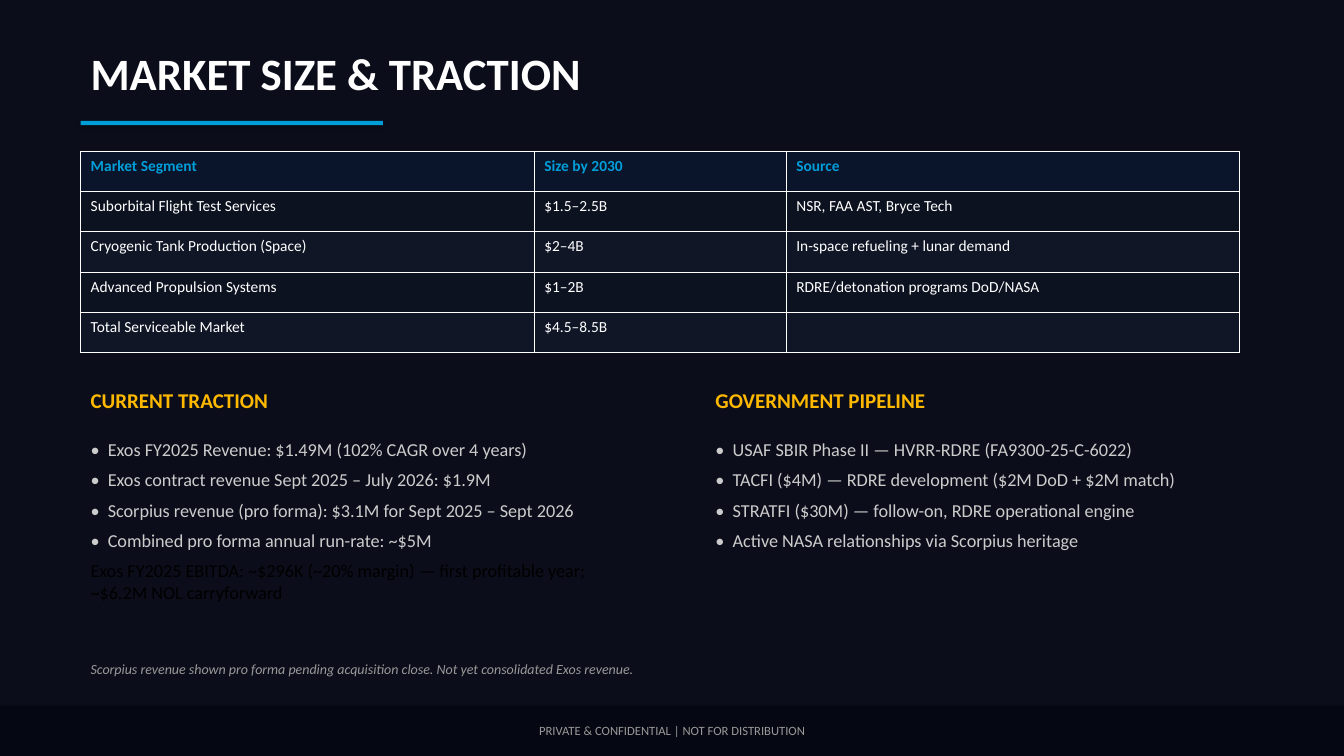
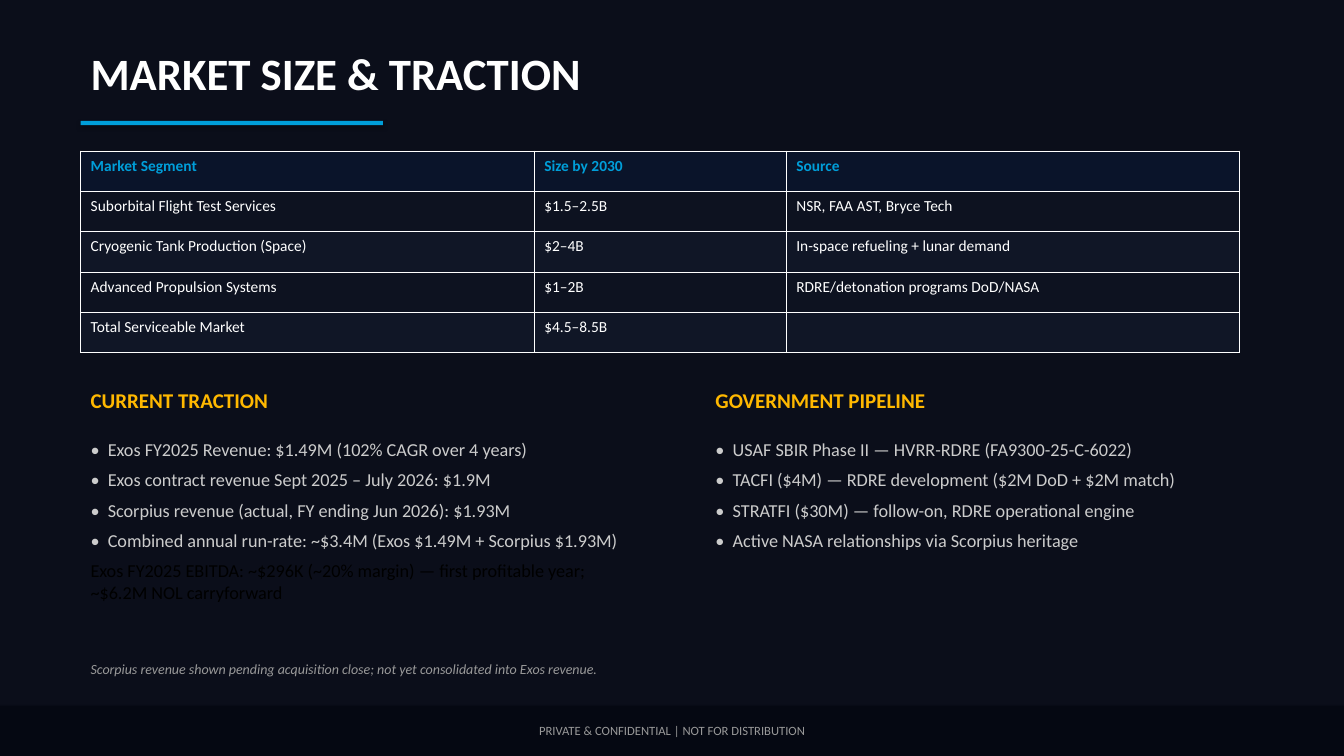
Before and after one commit to ExosAerospace/workspace, a slide deck: slide 11 of data-room/Exos_SeriesA/_CANONICAL/Exos_SeriesA_PitchDeck_FULL_2026-08-16_CORRECTED.pptx (slide 10 before the commit). Drawn at 1344x756 pixels with LibreOffice and Linux fonts; fonts in the diff are those of the drawing; background and template pictures are left out; a plain dark background stands for a picture behind light text. Boxes give left, top, right and bottom in pixels: in the first picture for what was removed or moved away, otherwise in the second. Text is boxed around its words. In the diff, an @@ line names an element or a change of style, - is before the commit and + after.

```diff
--- a/data-room/Exos_SeriesA/_CANONICAL/Exos_SeriesA_PitchDeck_FULL_2026-08-16_CORRECTED.pptx
+++ b/data-room/Exos_SeriesA/_CANONICAL/Exos_SeriesA_PitchDeck_FULL_2026-08-16_CORRECTED.pptx
@@ text at (108,504,617,550): text changed @@
-• Scorpius revenue (pro forma): $3.1M for Sept 2025 – Sept 2026
-• Combined pro forma annual run-rate: ~$5M
+• Scorpius revenue (actual, FY ending Jun 2026): $1.93M
+• Combined annual run-rate: ~$3.4M (Exos $1.49M + Scorpius $1.93M)
@@ text at (91,664,597,677): text changed @@
-Scorpius revenue shown pro forma pending acquisition close. Not yet consolidated Exos revenue.
+Scorpius revenue shown pending acquisition close; not yet consolidated into Exos revenue.
```
Also in this commit, not shown: 4 other slides changed, 1 slide added, 9 other files.
